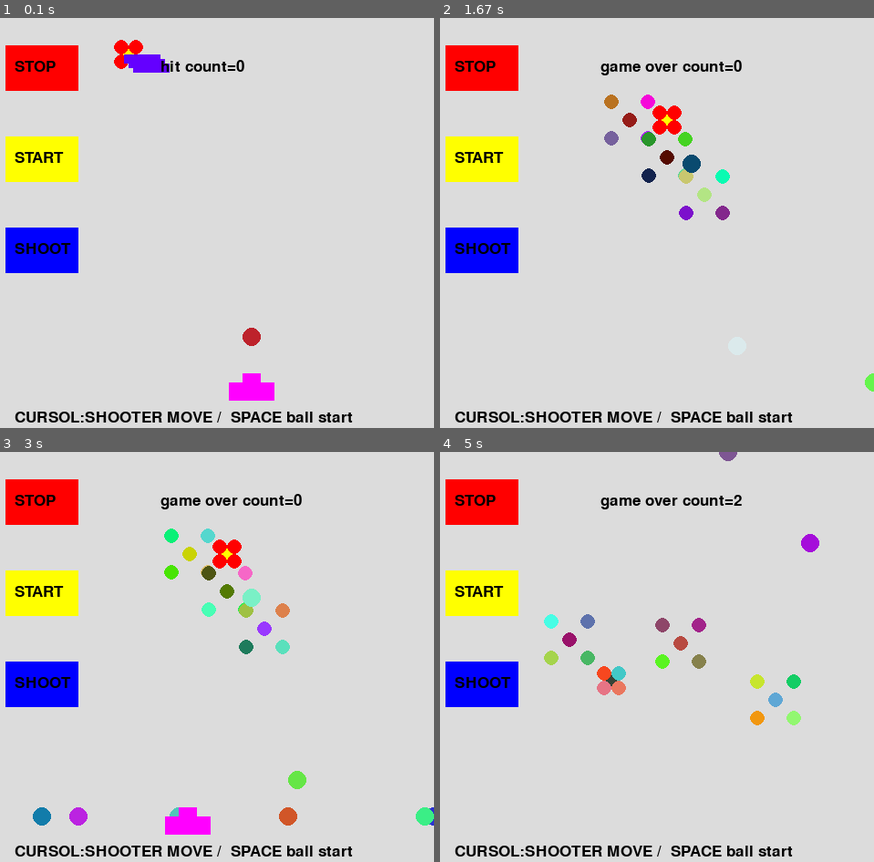
Above: before the commit, frames 1-4 (two rows, left to right).
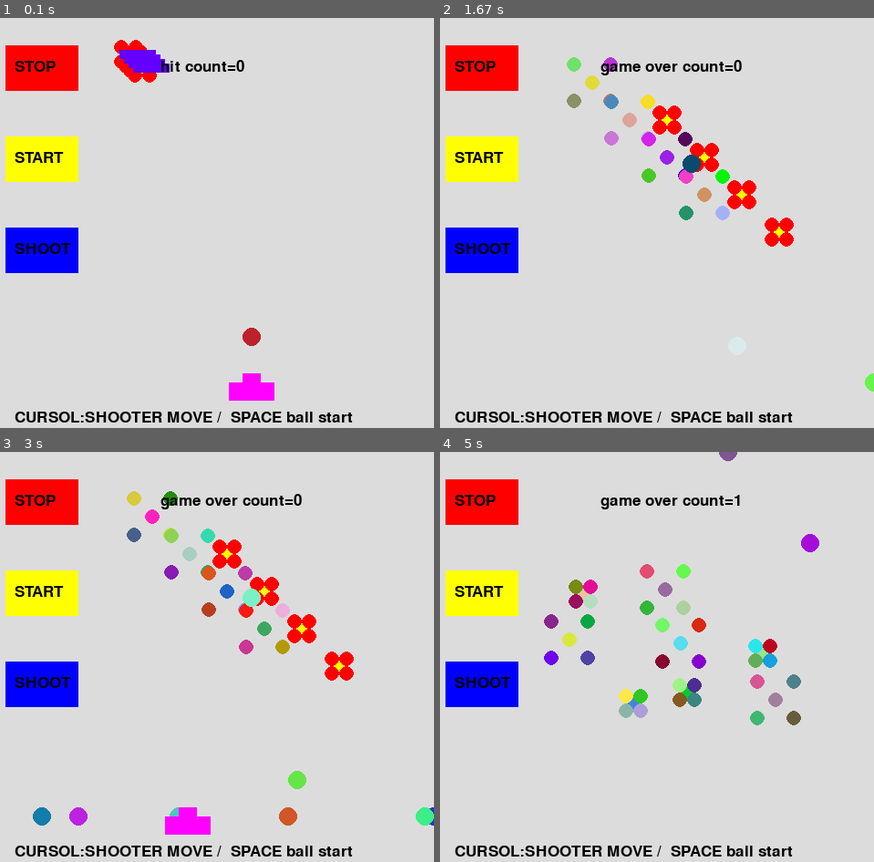
Above: after the commit, the same moments.

Repository: snc29654/pygame
Game: pygame game, started from mixtest2_class.py
Same seed, same stepped clock (60 frames per second), same inputs: the game is played once before the commit and once after it.
Inputs:
- Up to frame 1 (0.1 s): no input
- Up to frame 2 (1.67 s): tap Space at 0.33, 0.73, 1.03 s; hold Right 0.67-1.13 s
- Up to frame 3 (3 s): hold Left 1.67-2.2 s; tap Space at 1.73, 2.03, 2.3, 2.6, 2.73 s; hold Left 2.23-2.63 s; hold Right from 2.67 s (still down)
- Up to frame 4 (5 s): tap Space at 3.03, 3.4, 3.7, 3.9, 4.2, 4.4, 4.7, 4.9 s; release Right at 3.3 s; hold Left 3.33-3.8 s; hold Right 3.83-4.3 s; hold Right 4.33-4.8 s; hold Left from 4.83 s (still down)

The runs differ from the first frame. In frame 1, 0.3% of the frame differs, in the area x 27-37%, y 6-16%; in frame 2, 2.6%; in frame 3, 2.6%; in frame 4, 3.7%, in the area x 23-84%, y 10-67%.

Commit message:
複数の壁　複数の的

Diff:
--- a/mixtest2_class.py
+++ b/mixtest2_class.py
@@ -21,22 +21,21 @@
         self.wall_size=40
         self.xy0state=0
         self.khit=0
-        self.ystate=0
         self.state = 0
-        self.x=150
-        self.y = 30
         self.hit_count=0
         self.stop=0
         self.hit=0
         self.state = 0
         self.kstate = 0
-        self.xstate=0
-        self.ystate=0
+        self.xstate=[0,1,2,3,4,5,6,7,8,9]
+        self.ystate=[0,1,2,3,4,5,6,7,8,9]
 
         self.bxt=[0,1,2,3,4,5,6,7,8,9]
         self.byt=[0,1,2,3,4,5,6,7,8,9]
         self.xk=[0,1,2,3,4,5,6,7,8,9]
         self.yk=[0,1,2,3,4,5,6,7,8,9]
+        self.x=[0,1,2,3,4,5,6,7,8,9]
+        self.y=[0,1,2,3,4,5,6,7,8,9]
         self.xkstate=[0,1,2,3,4,5,6,7,8,9]
         self.ykstate=[0,1,2,3,4,5,6,7,8,9]
 
@@ -45,8 +44,12 @@
             self.byt[i]=400
             self.xk[i]=150
             self.yk[i]=30
+            self.x[i]=150
+            self.y[i]=30
             self.xkstate[i]=0
             self.ykstate[i]=0
+            self.xstate[i]=0
+            self.ystate[i]=0
 
     def main(self):
 
@@ -57,13 +60,13 @@
 
     def hit_check(self):
         for i in range(10):
-            if(((self.bxt[i]>(self.x-self.target_size-10))and(self.bxt[i]<(self.x+self.target_size+10)))
-             and((self.byt[i]>(self.y-4))and(self.byt[i]<(self.y+4)))):
+            if(((self.bxt[i]>(self.x[i]-self.target_size-10))and(self.bxt[i]<(self.x[i]+self.target_size+10)))
+             and((self.byt[i]>(self.y[i]-4))and(self.byt[i]<(self.y[i]+4)))):
                 self.hit=1
 
 
     def wall_out(self):
-        for j in range(3):
+        for j in range(4):
             for i in range(10):
                 if(((self.bxt[i]>(self.xk[j]))and(self.bxt[i]<(self.xk[j]+self.wall_size)))
                 and((self.byt[i]>(self.yk[j]))and(self.byt[i]<(self.yk[j]+10)))):
@@ -71,37 +74,40 @@
                     self.khit=1
 
     def make_target(self):
-        pygame.draw.circle(self.main_surface, (random.randint(0,255),random.randint(0,255),random.randint(0,255)), (self.x, self.y), self.target_size)
-        pygame.draw.circle(self.main_surface, (random.randint(0,255),random.randint(0,255),random.randint(0,255)), (self.x-8, self.y-8), self.target_size)
-        pygame.draw.circle(self.main_surface, (random.randint(0,255),random.randint(0,255),random.randint(0,255)), (self.x-8, self.y+8), self.target_size)
-        pygame.draw.circle(self.main_surface, (random.randint(0,255),random.randint(0,255),random.randint(0,255)), (self.x+8, self.y-8), self.target_size)
-        pygame.draw.circle(self.main_surface, (random.randint(0,255),random.randint(0,255),random.randint(0,255)), (self.x+8, self.y+8), self.target_size)
+        for i in range(4):
+            pygame.draw.circle(self.main_surface, (random.randint(0,255),random.randint(0,255),random.randint(0,255)), (self.x[i], self.y[i]), self.target_size)
+            pygame.draw.circle(self.main_surface, (random.randint(0,255),random.randint(0,255),random.randint(0,255)), (self.x[i]-8, self.y[i]-8), self.target_size)
+            pygame.draw.circle(self.main_surface, (random.randint(0,255),random.randint(0,255),random.randint(0,255)), (self.x[i]-8, self.y[i]+8), self.target_size)
+            pygame.draw.circle(self.main_surface, (random.randint(0,255),random.randint(0,255),random.randint(0,255)), (self.x[i]+8, self.y[i]-8), self.target_size)
+            pygame.draw.circle(self.main_surface, (random.randint(0,255),random.randint(0,255),random.randint(0,255)), (self.x[i]+8, self.y[i]+8), self.target_size)
 
     def make_target_out(self):
-        pygame.draw.circle(self.main_surface, (random.randint(0,255),random.randint(0,255),random.randint(0,255)), (self.x, self.y), self.target_size)
-        pygame.draw.circle(self.main_surface, (random.randint(0,255),random.randint(0,255),random.randint(0,255)), (self.x-20, self.y-20), self.target_size)
-        pygame.draw.circle(self.main_surface, (random.randint(0,255),random.randint(0,255),random.randint(0,255)), (self.x-20, self.y+20), self.target_size)
-        pygame.draw.circle(self.main_surface, (random.randint(0,255),random.randint(0,255),random.randint(0,255)), (self.x+20, self.y-20), self.target_size)
-        pygame.draw.circle(self.main_surface, (random.randint(0,255),random.randint(0,255),random.randint(0,255)), (self.x+20, self.y+20), self.target_size)
+        for i in range(4):
+            pygame.draw.circle(self.main_surface, (random.randint(0,255),random.randint(0,255),random.randint(0,255)), (self.x[i], self.y[i]), self.target_size)
+            pygame.draw.circle(self.main_surface, (random.randint(0,255),random.randint(0,255),random.randint(0,255)), (self.x[i]-20, self.y[i]-20), self.target_size)
+            pygame.draw.circle(self.main_surface, (random.randint(0,255),random.randint(0,255),random.randint(0,255)), (self.x[i]-20, self.y[i]+20), self.target_size)
+            pygame.draw.circle(self.main_surface, (random.randint(0,255),random.randint(0,255),random.randint(0,255)), (self.x[i]+20, self.y[i]-20), self.target_size)
+            pygame.draw.circle(self.main_surface, (random.randint(0,255),random.randint(0,255),random.randint(0,255)), (self.x[i]+20, self.y[i]+20), self.target_size)
 
 
     def make_target_base(self):
-        pygame.draw.circle(self.main_surface, (255,255,0), (self.x, self.y), self.target_size)
-        pygame.draw.circle(self.main_surface, (255,0,0), (self.x-8, self.y-8), self.target_size)
-        pygame.draw.circle(self.main_surface, (255,0,0), (self.x-8, self.y+8), self.target_size)
-        pygame.draw.circle(self.main_surface, (255,0,0), (self.x+8, self.y-8), self.target_size)
-        pygame.draw.circle(self.main_surface, (255,0,0), (self.x+8, self.y+8), self.target_size)
+        for i in range(4):
+            pygame.draw.circle(self.main_surface, (255,255,0), (self.x[i], self.y[i]), self.target_size)
+            pygame.draw.circle(self.main_surface, (255,0,0), (self.x[i]-8, self.y[i]-8), self.target_size)
+            pygame.draw.circle(self.main_surface, (255,0,0), (self.x[i]-8, self.y[i]+8), self.target_size)
+            pygame.draw.circle(self.main_surface, (255,0,0), (self.x[i]+8, self.y[i]-8), self.target_size)
+            pygame.draw.circle(self.main_surface, (255,0,0), (self.x[i]+8, self.y[i]+8), self.target_size)
 
     def make_taiho(self):
         pygame.draw.rect(self.main_surface, (255,0,255), (self.x3-10, self.y3-10,20,20))
         pygame.draw.rect(self.main_surface, (255,0,255), (self.x3-25, self.y3,50,20))
 
     def make_wall(self):
-        for i in range(3):
+        for i in range(4):
             pygame.draw.rect(self.main_surface, (100,0,255), (self.xk[i], self.yk[i],self.wall_size,10))
 
     def make_wall_out(self):
-        for i in range(3):
+        for i in range(4):
             pygame.draw.circle(self.main_surface, (random.randint(0,255),random.randint(0,255),random.randint(0,255)), (self.xk[i], self.yk[i]), self.target_size)
             pygame.draw.circle(self.main_surface, (random.randint(0,255),random.randint(0,255),random.randint(0,255)), (self.xk[i]-20, self.yk[i]-20), self.target_size)
             pygame.draw.circle(self.main_surface, (random.randint(0,255),random.randint(0,255),random.randint(0,255)), (self.xk[i]-20, self.yk[i]+20), self.target_size)
@@ -115,44 +121,44 @@
 
     def target_move(self):
         #的移動
-        if(self.xstate==0):
-            self.x += (3 +self.hit_count)
-            if(self.x>400):
-                self.xstate=1
-        if(self.xstate==1):
-              self.x -= (3 +self.hit_count)
-              if(self.x<150):
-                self.xstate=0
-
-
-        #的移動
-        if(self.ystate==0):
-            self.y += (2 +self.hit_count)
-            if(self.y>300):
-                self.ystate=1
-        if(self.ystate==1):
-              self.y -= (2 +self.hit_count)
-              if(self.y<150):
-                        self.ystate=0
+        for i in range(4):
+            if(self.xstate[i]==0):
+                self.x[i] += (3 +self.hit_count+i)
+                if(self.x[i]>400):
+                    self.xstate[i]=1
+            if(self.xstate[i]==1):
+                self.x[i] -= (3 +self.hit_count+i)
+                if(self.x[i]<150):
+                    self.xstate[i]=0
+
+
+            if(self.ystate[i]==0):
+                self.y[i] += (2 +self.hit_count+i)
+                if(self.y[i]>300):
+                    self.ystate[i]=1
+            if(self.ystate[i]==1):
+                self.y[i] -= (2 +self.hit_count+i)
+                if(self.y[i]<150):
+                    self.ystate[i]=0
 
 
     def wall_move(self):
-        for i in range(3):
+        for i in range(4):
             if(self.xkstate[i]==0):
-                self.xk[i] += (2+i)
+                self.xk[i] += (1+i)
                 if(self.xk[i]>400):
                     self.xkstate[i]=1
             if(self.xkstate[i]==1):
-                  self.xk[i] -= (2+i)
+                  self.xk[i] -= (1+i)
                   if(self.xk[i]<150):
                     self.xkstate[i]=0
 
             if(self.ykstate[i]==0):
-                self.yk[i] += (2+i)
+                self.yk[i] += (1+i)
                 if(self.yk[i]>300):
                     self.ykstate[i]=1
             if(self.ykstate[i]==1):
-                  self.yk[i] -= (2+i)
+                  self.yk[i] -= (1+i)
                   if(self.yk[i]<150):
                     self.ykstate[i]=0
 
